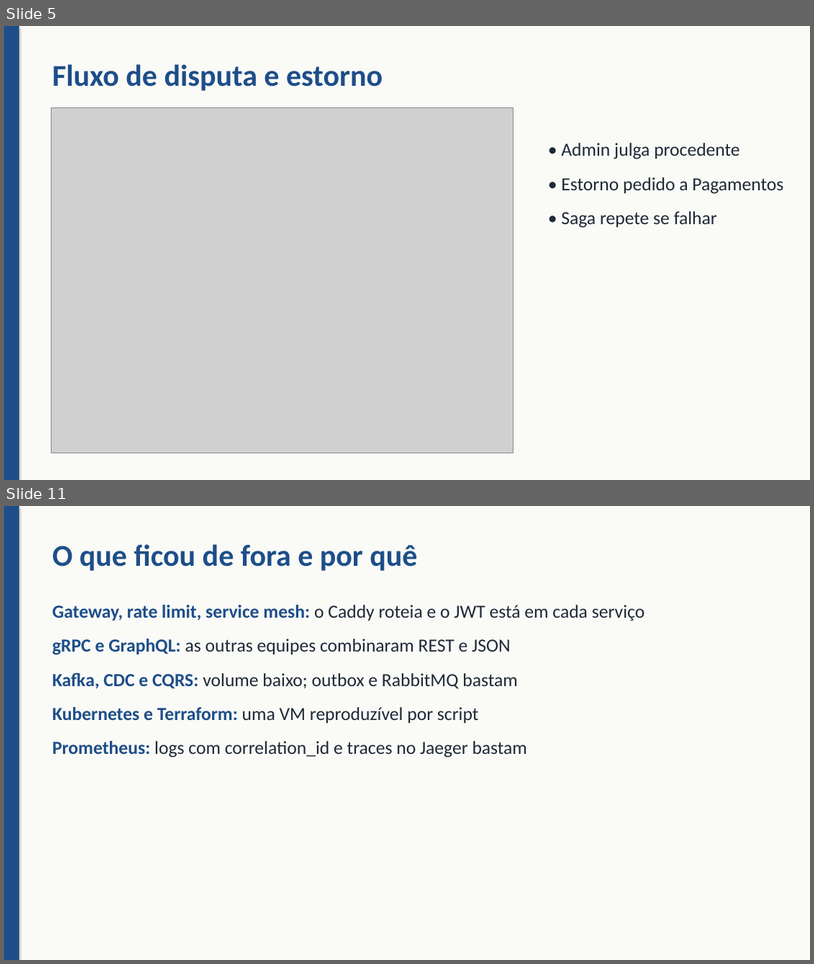
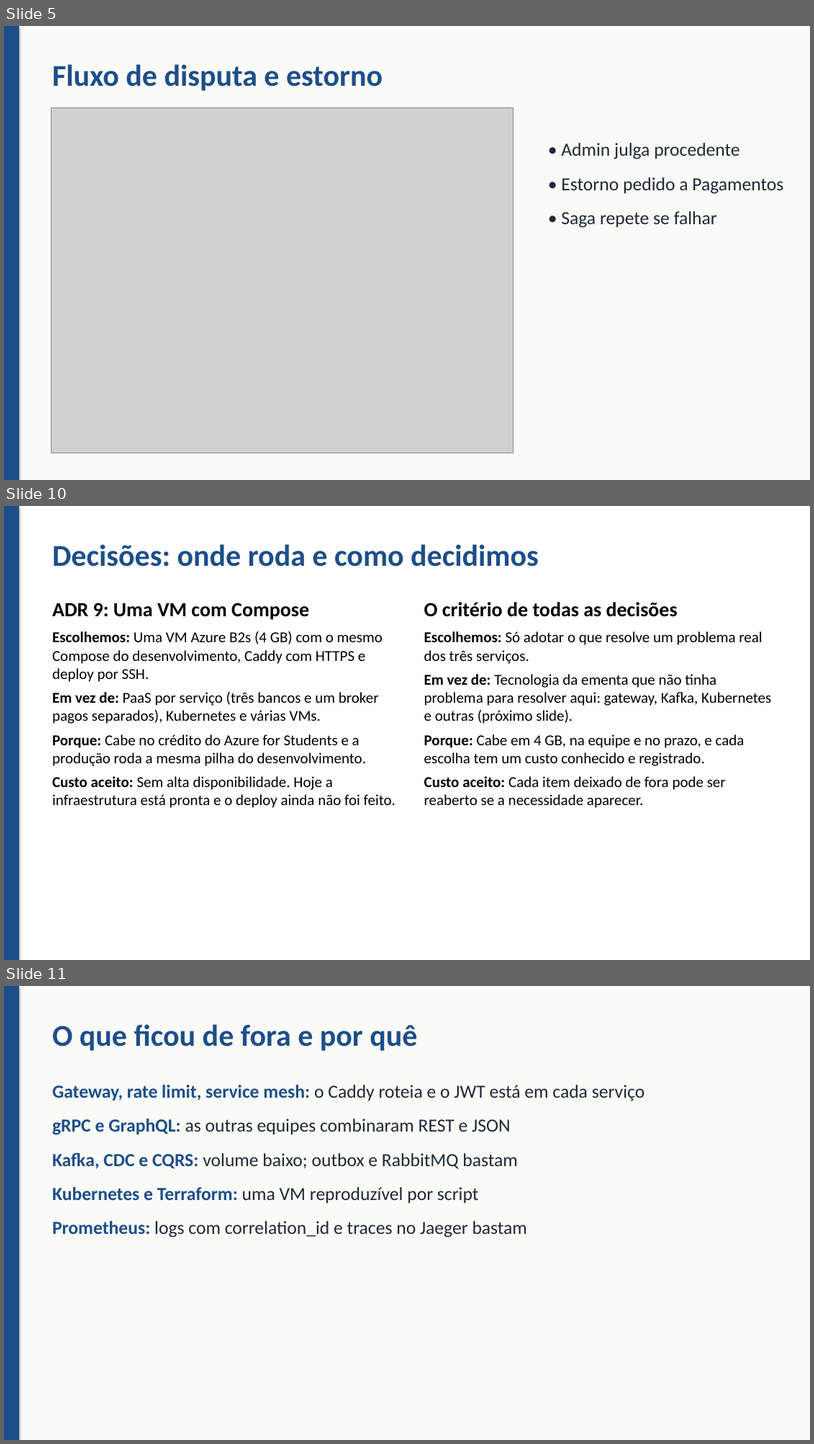
Before and after one commit to OcimarSchroederJR/delivery-financeiro, a slide deck: docs/apresentacao/apresentacao.pptx. Shown one above the other, each under a label of ours: slides 5 and 11 before the commit, slides 5, 10 and 11 after it; the slides between them are not shown. The pictures are 814x964 and 814x1444 pixels, drawn with LibreOffice and Linux fonts; fonts in the diff are those of the drawing; grey boxes stand for pictures. Boxes give left, top, right and bottom in pixels: in the first picture for what was removed or moved away, otherwise in the second. Text is boxed around its words. In the diff, an @@ line names an element or a change of style, - is before the commit and + after.

Commit message:
docs(apresentacao): detalha as decisões e os trade-offs em cinco slides
Cada decisão mostra o que escolhemos, as alternativas descartadas, o motivo e o custo aceito, com a fala nas notas. 'O que ficou de fora' passa a vir logo depois.

```diff
--- a/docs/apresentacao/apresentacao.pptx
+++ b/docs/apresentacao/apresentacao.pptx
@@ slide 10 added at [4, 506, 810, 960], background #FFFFFF @@
@@ rectangle added at [4, 506, 19, 960], fill #1D4E89 @@
@@ text added at [52, 544, 539, 566], 36 pt, text #1D4E89, bold @@
+Decisões: onde roda e como decidimos
@@ text added at [52, 602, 396, 808], 18 pt, text #000000 @@
+ADR 9: Uma VM com Compose
+Escolhemos: Uma VM Azure B2s (4 GB) com o mesmo Compose do desenvolvimento, Caddy com HTTPS e deploy por SSH.
+Em vez de: PaaS por serviço (três bancos e um broker pagos separados), Kubernetes e várias VMs.
+Porque: Cabe no crédito do Azure for Students e a produção roda a mesma pilha do desenvolvimento.
+Custo aceito: Sem alta disponibilidade. Hoje a infraestrutura está pronta e o deploy ainda não foi feito.
@@ text added at [424, 602, 772, 808], 18 pt, text #000000 @@
+O critério de todas as decisões
+Escolhemos: Só adotar o que resolve um problema real dos três serviços.
+Em vez de: Tecnologia da ementa que não tinha problema para resolver aqui: gateway, Kafka, Kubernetes e outras (próximo slide).
+Porque: Cabe em 4 GB, na equipe e no prazo, e cada escolha tem um custo conhecido e registrado.
+Custo aceito: Cada item deixado de fora pode ser reaberto se a necessidade aparecer.
```
Also in this commit, not shown: 4 other slides added, 2 slides removed.
